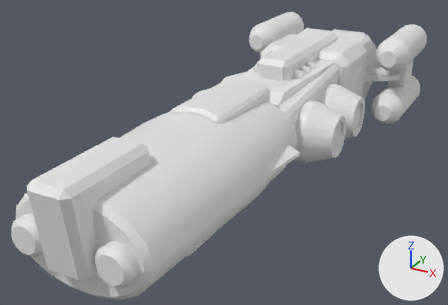
What one commit did to the FBX model Assets/Vehicles/Heavy/Heavy.FBX.
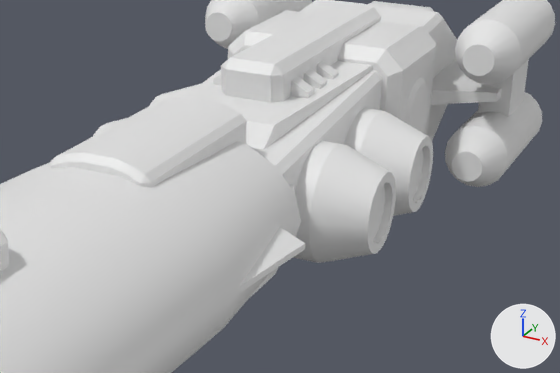
Old and new are each drawn whole from a 50 mm camera at (14.2, -31.3, 12.4) aimed at (-1.2, -3.2, -1.7) and again close up on the part from 32% to 96% of the width and 9% to 72% of the height. Arrows for +X, +Y and +Z are at lower right; the lights stay in place. Where no turn or scale is listed for an object, it has been applied to the vertices.

Objects in the first close-up: 'Heavy'.
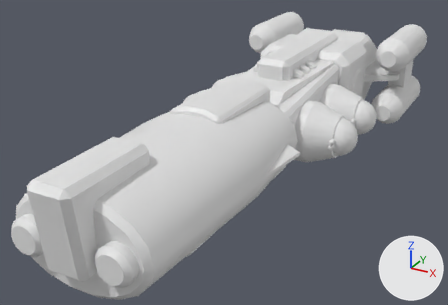
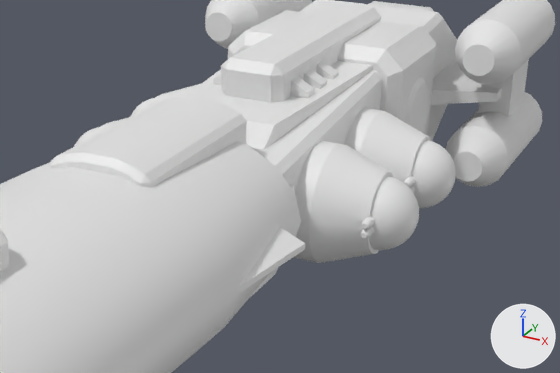
Commit message: Adding turrets to heavy

Scene script edits in JSON lines:
```json
{"op": "add", "block": "me_mesh_003", "code": ["me_mesh_003 = bpy.data.meshes.new('Mesh.003')", "me_mesh_003.from_pydata(...)  # 590 vertices, 1168 faces; spans x -1.04..1.04, y -1.47..1.04, z -1.04..1.04"]}
{"op": "add", "block": "ob_turret4", "code": ["ob_turret4 = bpy.data.objects.new('Turret4', me_mesh_003)", "ob_turret4.location = (-4.49, -0.55, -0.54)"]}
{"op": "add", "block": "ob_turret2", "code": ["ob_turret2 = bpy.data.objects.new('Turret2', me_mesh_003.copy())", "ob_turret2.location = (4.5, -0.55, -0.54)"]}
{"op": "add", "block": "ob_turret3", "code": ["ob_turret3 = bpy.data.objects.new('Turret3', me_mesh_003.copy())", "ob_turret3.location = (-4.49, 3.0, -0.54)"]}
{"op": "add", "block": "ob_turret1", "code": ["ob_turret1 = bpy.data.objects.new('Turret1', me_mesh_003.copy())", "ob_turret1.location = (4.5, 3.0, -0.54)"]}
```

Pixel boxes [x1, y1, x2, y2] of what changed, in the close-ups (560 x 373 px):
```json
{"object": "Turret2", "change": "added", "after": [361, 176, 419, 250]}
{"object": "Turret1", "change": "added", "after": [404, 140, 456, 208]}
{"object": "Turret4", "change": "added", "after": [74, 127, 99, 146]}
{"object": "Turret3", "change": "added", "after": [131, 98, 155, 116]}
```
